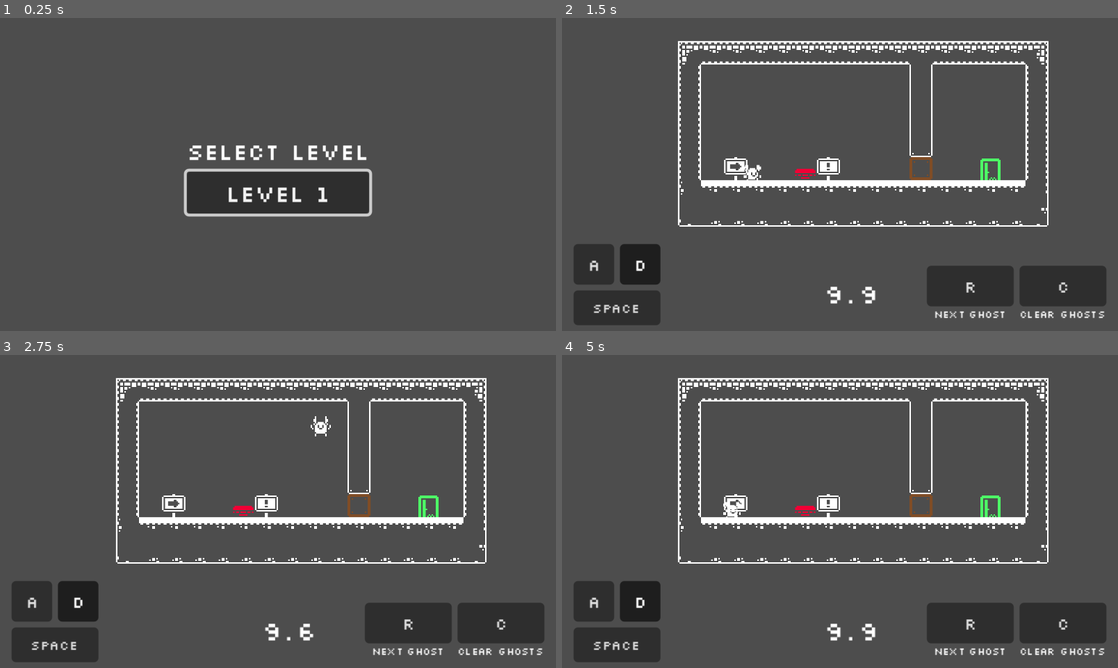
Above: before the commit, frames 1-4 (two rows, left to right).
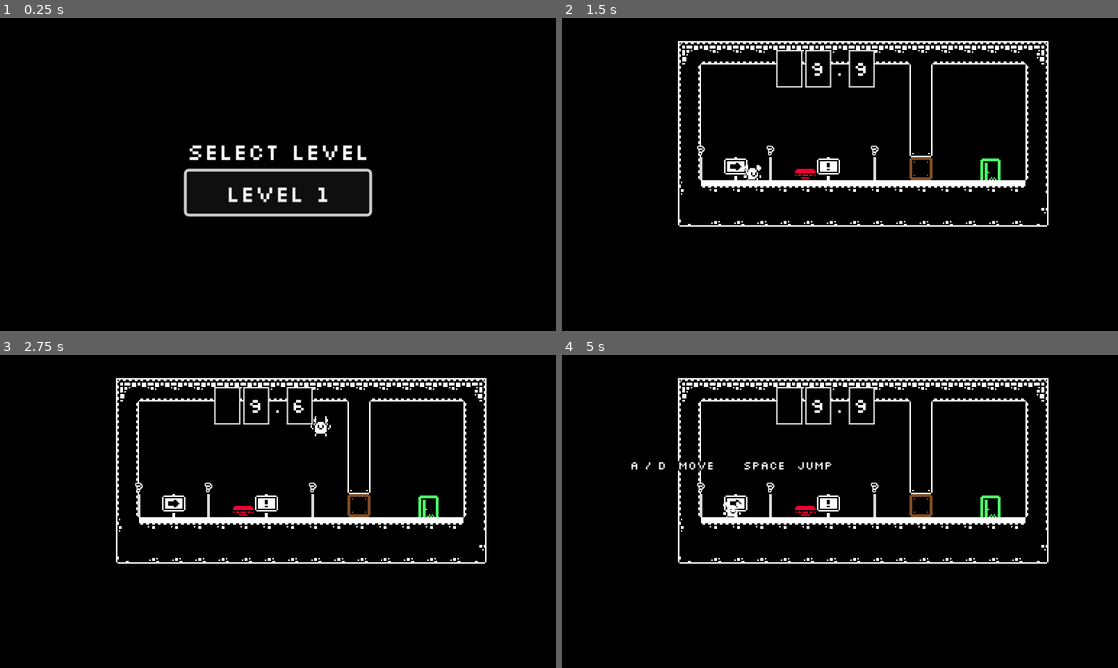
Above: after the commit, the same moments.

Repository: moellh/gmtk-game-jam-2026
Game: Godot game, scene res://src/level_select.tscn
The game is run twice, just before and just after one commit, with the same random seed, the same clock (stepped at 60 frames per second) and the same inputs.
Inputs:
- Up to frame 1 (0.25 s): no input
- Up to frame 2 (1.5 s): click "Level 1" at 0.5 s; hold Right (move_right) from 1.28 s (still down); tap C (clear) at 1.35 s
- Up to frame 3 (2.75 s): keep holding Right (move_right); tap Space (jump) at 1.52, 1.55, 1.82, 2.1, 2.27, 2.57 s; tap C (clear) at 2.3 s
- Up to frame 4 (5 s): release Right (move_right) at 2.78 s; hold Left (move_left) 2.78-3.53 s; tap C (clear) at 2.85, 3.6 s; tap Space (jump) at 3.05, 3.77, 4.07, 4.35, 4.52, 4.82 s; hold Right (move_right) from 3.53 s (still down); tap R (restart) at 4.9 s

The runs differ from the first frame. In frame 1, 99% of the frame differs, in the area x 0-100%, y 0-100%; in frame 2, 95%; in frame 3, 95%; in frame 4, 95%.

Commit message:
ui: move timer and controls into world

Diff:
--- a/project.godot
+++ b/project.godot
@@ -69,3 +69,4 @@
 rendering_device/driver.windows="d3d12"
 renderer/rendering_method="gl_compatibility"
 renderer/rendering_method.mobile="gl_compatibility"
+environment/defaults/default_clear_color=Color(0, 0, 0, 1)
--- /dev/null
+++ b/src/control_sign.gd
@@ -0,0 +1,31 @@
+extends Area2D
+
+@export_multiline var instructions := ""
+
+@onready var prompt: Label = $Prompt
+var player: CharacterBody2D
+
+
+func _ready() -> void:
+	prompt.text = instructions
+	body_entered.connect(_on_body_entered)
+	body_exited.connect(_on_body_exited)
+
+
+func _process(_delta: float) -> void:
+	if is_instance_valid(player):
+		prompt.global_position = player.global_position + Vector2(-90.0, -42.0)
+
+
+func _on_body_entered(body: Node2D) -> void:
+	if body.name != "Player":
+		return
+	player = body as CharacterBody2D
+	prompt.visible = true
+
+
+func _on_body_exited(body: Node2D) -> void:
+	if body != player:
+		return
+	player = null
+	prompt.visible = false
--- /dev/null
+++ b/src/control_sign.tscn
@@ -0,0 +1,49 @@
+[gd_scene load_steps=4 format=3]
+
+[ext_resource type="Script" path="res://src/control_sign.gd" id="1_sign"]
+[ext_resource type="FontFile" path="res://assets/fonts/Silkscreen-Regular.ttf" id="2_font"]
+
+[sub_resource type="RectangleShape2D" id="RectangleShape2D_sign"]
+size = Vector2(28, 36)
+
+[node name="ControlSign" type="Area2D"]
+collision_layer = 0
+collision_mask = 2
+monitorable = false
+script = ExtResource("1_sign")
+
+[node name="CollisionShape2D" type="CollisionShape2D" parent="."]
+position = Vector2(0, -10)
+shape = SubResource("RectangleShape2D_sign")
+
+[node name="Post" type="Polygon2D" parent="."]
+polygon = PackedVector2Array(-1, -8, 1, -8, 1, 8, -1, 8)
+color = Color(0.85, 0.85, 0.85, 1)
+
+[node name="Board" type="Label" parent="."]
+offset_left = -7.0
+offset_top = -19.0
+offset_right = 7.0
+offset_bottom = -7.0
+theme_override_colors/font_color = Color(0, 0, 0, 1)
+theme_override_colors/font_outline_color = Color(1, 1, 1, 1)
+theme_override_constants/outline_size = 3
+theme_override_fonts/font = ExtResource("2_font")
+theme_override_font_sizes/font_size = 8
+text = "?"
+horizontal_alignment = 1
+vertical_alignment = 1
+
+[node name="Prompt" type="Label" parent="."]
+top_level = true
+visible = false
+z_index = 10
+offset_right = 180.0
+offset_bottom = 28.0
+theme_override_colors/font_color = Color(1, 1, 1, 1)
+theme_override_colors/font_outline_color = Color(0, 0, 0, 1)
+theme_override_constants/outline_size = 4
+theme_override_fonts/font = ExtResource("2_font")
+theme_override_font_sizes/font_size = 8
+horizontal_alignment = 1
+vertical_alignment = 1
--- a/src/game.gd
+++ b/src/game.gd
@@ -3,26 +3,15 @@
 const ROUND_TIME := 10.0
 
 const BASE_VIEWPORT_SIZE := Vector2(384.0, 216.0)
-const LEVEL_VIEW_SIZE := Vector2(384.0, 152.0)
-const HUD_HEIGHT := BASE_VIEWPORT_SIZE.y - LEVEL_VIEW_SIZE.y
-const TIMER_SIZE := Vector2(88.0, 36.0)
-const TIMER_BOTTOM_MARGIN := 8.0
+const LEVEL_VIEW_SIZE := BASE_VIEWPORT_SIZE
 
 const LEVEL_SELECT := "res://src/level_select.tscn"
 
 @onready var player: CharacterBody2D = $Player
 @onready var world_camera: Camera2D = $WorldCamera
-@onready var timer_display: CenterContainer = $HUD/Timer
 @onready var timer_tens: Label = %TimerTens
 @onready var timer_ones: Label = %TimerOnes
 @onready var timer_tenths: Label = %TimerTenths
-@onready var action_buttons: Dictionary[StringName, Button] = {
-	&"move_left": %MoveLeftButton,
-	&"move_right": %MoveRightButton,
-	&"jump": %JumpButton,
-	&"restart": %RestartButton,
-	&"clear": %ClearButton,
-}
 
 var timer := ROUND_TIME
 
@@ -38,23 +27,11 @@
 	var height_scale := window_size.y / BASE_VIEWPORT_SIZE.y
 	var fit_scale := minf(width_scale, height_scale)
 	var visible_size := window_size / fit_scale
-	var gameplay_size := Vector2(visible_size.x, visible_size.y - HUD_HEIGHT)
 	var level_zoom := minf(
-		gameplay_size.x / LEVEL_VIEW_SIZE.x,
-		gameplay_size.y / LEVEL_VIEW_SIZE.y,
+		visible_size.x / LEVEL_VIEW_SIZE.x,
+		visible_size.y / LEVEL_VIEW_SIZE.y,
 	)
-	var gameplay_center := Vector2(visible_size.x * 0.5, gameplay_size.y * 0.5)
-	var viewport_center := visible_size * 0.5
-
-	timer_display.position = Vector2(
-		roundf((visible_size.x - TIMER_SIZE.x) * 0.5),
-		roundf(visible_size.y - TIMER_SIZE.y - TIMER_BOTTOM_MARGIN),
-	)
-	timer_display.size = TIMER_SIZE
-	world_camera.position = (
-		LEVEL_VIEW_SIZE * 0.5
-		- (gameplay_center - viewport_center) / level_zoom
-	)
+	world_camera.position = LEVEL_VIEW_SIZE * 0.5
 	world_camera.zoom = Vector2.ONE * level_zoom
 
 func _process(delta: float) -> void:
@@ -75,8 +52,6 @@
 	timer_tens.text = str(floori(displayed_seconds * 0.1)) if displayed_seconds >= 10 else ""
 	timer_ones.text = str(displayed_seconds % 10)
 	timer_tenths.text = str(displayed_tenths % 10)
-	for action: StringName in action_buttons:
-		action_buttons[action].button_pressed = Input.is_action_pressed(action)
 
 func clear() -> void:
 	timer = ROUND_TIME
--- a/src/level.tscn
+++ b/src/level.tscn
@@ -6,7 +6,8 @@
 [ext_resource type="PackedScene" uid="uid://b34jpqw0gv0ag" path="res://src/goal.tscn" id="4_goal"]
 [ext_resource type="PackedScene" uid="uid://da8qcbqxtbvjb" path="res://src/button.tscn" id="5_button"]
 [ext_resource type="PackedScene" uid="uid://d3n28iv4k07jg" path="res://src/door.tscn" id="6_door"]
-[ext_resource type="Theme" path="res://src/ui_theme.tres" id="7_theme"]
+[ext_resource type="FontFile" path="res://assets/fonts/Silkscreen-Regular.ttf" id="7_font"]
+[ext_resource type="PackedScene" path="res://src/control_sign.tscn" id="8_sign"]
 
 [sub_resource type="TileSetAtlasSource" id="TileSetAtlasSource_vonw3"]
 texture = ExtResource("1_u52ul")
@@ -811,6 +812,17 @@
 physics_layer_0/collision_layer = 1
 sources/0 = SubResource("TileSetAtlasSource_vonw3")
 
+[sub_resource type="Theme" id="Theme_hud"]
+default_font = ExtResource("7_font")
+
+[sub_resource type="StyleBoxFlat" id="StyleBox_timer_tile"]
+bg_color = Color(0, 0, 0, 1)
+border_width_left = 1
+border_width_top = 1
+border_width_right = 1
+border_width_bottom = 1
+border_color = Color(0.85, 0.85, 0.85, 1)
+
 [node name="Main" type="Node2D" unique_id=908013008]
 texture_filter = 1
 script = ExtResource("3_game")
@@ -834,156 +846,67 @@
 [node name="WorldCamera" type="Camera2D" parent="."]
 position = Vector2(192, 108)
 
-[node name="HUD" type="CanvasLayer" parent="."]
-
-[node name="Movement" type="VBoxContainer" parent="HUD"]
-anchors_preset = 2
-anchor_top = 1.0
-anchor_bottom = 1.0
-offset_left = 8.0
-offset_top = -60.0
-offset_right = 68.0
-offset_bottom = -4.0
-grow_vertical = 0
-theme = ExtResource("7_theme")
-theme_override_constants/separation = 4
-
-[node name="Directions" type="HBoxContainer" parent="HUD/Movement"]
-layout_mode = 2
-theme_override_constants/separation = 4
-
-[node name="MoveLeftButton" type="Button" parent="HUD/Movement/Directions"]
+[node name="WorldUI" type="Node2D" parent="."]
+
+[node name="Timer" type="Node2D" parent="WorldUI"]
+position = Vector2(148, 22)
+
+[node name="TimerTens" type="Label" parent="WorldUI/Timer"]
 unique_name_in_owner = true
-custom_minimum_size = Vector2(28, 28)
-layout_mode = 2
-mouse_filter = 2
-focus_mode = 0
-theme_override_font_sizes/font_size = 11
-toggle_mode = true
-text = "A"
-
-[node name="MoveRightButton" type="Button" parent="HUD/Movement/Directions"]
-unique_name_in_owner = true
-custom_minimum_size = Vector2(28, 28)
-layout_mode = 2
-mouse_filter = 2
-focus_mode = 0
-theme_override_font_sizes/font_size = 11
-toggle_mode = true
-text = "D"
-
-[node name="JumpButton" type="Button" parent="HUD/Movement"]
-unique_name_in_owner = true
-custom_minimum_size = Vector2(60, 24)
-layout_mode = 2
-mouse_filter = 2
-focus_mode = 0
-theme_override_font_sizes/font_size = 9
-toggle_mode = true
-text = "Space"
-
-[node name="Timer" type="CenterContainer" parent="HUD"]
-offset_left = 148.0
-offset_top = 172.0
-offset_right = 236.0
-offset_bottom = 208.0
-theme = ExtResource("7_theme")
-
-[node name="TimerDigits" type="HBoxContainer" parent="HUD/Timer"]
-custom_minimum_size = Vector2(80, 0)
-layout_mode = 2
-theme_override_constants/separation = 0
-alignment = 1
-
-[node name="TimerTens" type="Label" parent="HUD/Timer/TimerDigits"]
-unique_name_in_owner = true
-custom_minimum_size = Vector2(16, 0)
-layout_mode = 2
-theme_override_font_sizes/font_size = 18
+offset_right = 18.0
+offset_bottom = 26.0
+theme = SubResource("Theme_hud")
+theme_override_font_sizes/font_size = 14
+theme_override_styles/normal = SubResource("StyleBox_timer_tile")
 text = "1"
 horizontal_alignment = 1
-
-[node name="TimerOnes" type="Label" parent="HUD/Timer/TimerDigits"]
+vertical_alignment = 1
+
+[node name="TimerOnes" type="Label" parent="WorldUI/Timer"]
 unique_name_in_owner = true
-custom_minimum_size = Vector2(16, 0)
-layout_mode = 2
-theme_override_font_sizes/font_size = 18
+offset_left = 20.0
+offset_right = 38.0
+offset_bottom = 26.0
+theme = SubResource("Theme_hud")
+theme_override_font_sizes/font_size = 14
+theme_override_styles/normal = SubResource("StyleBox_timer_tile")
 text = "0"
 horizontal_alignment = 1
-
-[node name="TimerPoint" type="Label" parent="HUD/Timer/TimerDigits"]
-custom_minimum_size = Vector2(8, 0)
-layout_mode = 2
-theme_override_font_sizes/font_size = 18
+vertical_alignment = 1
+
+[node name="TimerPoint" type="Label" parent="WorldUI/Timer"]
+offset_left = 40.0
+offset_right = 48.0
+offset_bottom = 26.0
+theme = SubResource("Theme_hud")
+theme_override_font_sizes/font_size = 14
 text = "."
 horizontal_alignment = 1
-
-[node name="TimerTenths" type="Label" parent="HUD/Timer/TimerDigits"]
+vertical_alignment = 1
+
+[node name="TimerTenths" type="Label" parent="WorldUI/Timer"]
 unique_name_in_owner = true
-custom_minimum_size = Vector2(16, 0)
-layout_mode = 2
-theme_override_font_sizes/font_size = 18
+offset_left = 50.0
+offset_right = 68.0
+offset_bottom = 26.0
+theme = SubResource("Theme_hud")
+theme_override_font_sizes/font_size = 14
+theme_override_styles/normal = SubResource("StyleBox_timer_tile")
 text = "0"
 horizontal_alignment = 1
-
-[node name="Ghosts" type="HBoxContainer" parent="HUD"]
-anchors_preset = 3
-anchor_left = 1.0
-anchor_top = 1.0
-anchor_right = 1.0
-anchor_bottom = 1.0
-offset_left = -132.0
-offset_top = -48.0
-offset_right = -8.0
-offset_bottom = -4.0
-grow_horizontal = 0
-grow_vertical = 0
-theme = ExtResource("7_theme")
-theme_override_constants/separation = 4
-
-[node name="Restart" type="VBoxContainer" parent="HUD/Ghosts"]
-layout_mode = 2
-size_flags_horizontal = 3
-alignment = 1
-theme_override_constants/separation = 0
-
-[node name="RestartButton" type="Button" parent="HUD/Ghosts/Restart"]
-unique_name_in_owner = true
-custom_minimum_size = Vector2(60, 28)
-layout_mode = 2
-mouse_filter = 2
-focus_mode = 0
-theme_override_font_sizes/font_size = 11
-toggle_mode = true
-text = "R"
-
-[node name="Description" type="Label" parent="HUD/Ghosts/Restart"]
-layout_mode = 2
-theme_override_font_sizes/font_size = 7
-text = "Next ghost"
-horizontal_alignment = 1
-
-[node name="Clear" type="VBoxContainer" parent="HUD/Ghosts"]
-layout_mode = 2
-size_flags_horizontal = 3
-alignment = 1
-theme_override_constants/separation = 0
-
-[node name="ClearButton" type="Button" parent="HUD/Ghosts/Clear"]
-unique_name_in_owner = true
-custom_minimum_size = Vector2(60, 28)
-layout_mode = 2
-mouse_filter = 2
-focus_mode = 0
-theme_override_font_sizes/font_size = 11
-toggle_mode = true
-text = "C"
-
-[node name="Description" type="Label" parent="HUD/Ghosts/Clear"]
-layout_mode = 2
-theme_override_font_sizes/font_size = 7
-text = "Clear ghosts"
-horizontal_alignment = 1
+vertical_alignment = 1
+
+[node name="MovementSign" parent="WorldUI" instance=ExtResource("8_sign")]
+position = Vector2(96, 104)
+instructions = "A / D  MOVE     SPACE  JUMP"
+
+[node name="FreezeSign" parent="WorldUI" instance=ExtResource("8_sign")]
+position = Vector2(144, 104)
+instructions = "R  FREEZE LOOP / CREATE GHOST"
+
+[node name="ResetSign" parent="WorldUI" instance=ExtResource("8_sign")]
+position = Vector2(216, 104)
+instructions = "C  RESET TIMELINE / CLEAR GHOSTS"
 
 [connection signal="reached" from="Goal" to="." method="clear"]
 [connection signal="changed" from="Button" to="Door" method="set_open"]
Not shown, added: src/control_sign.gd.uid
